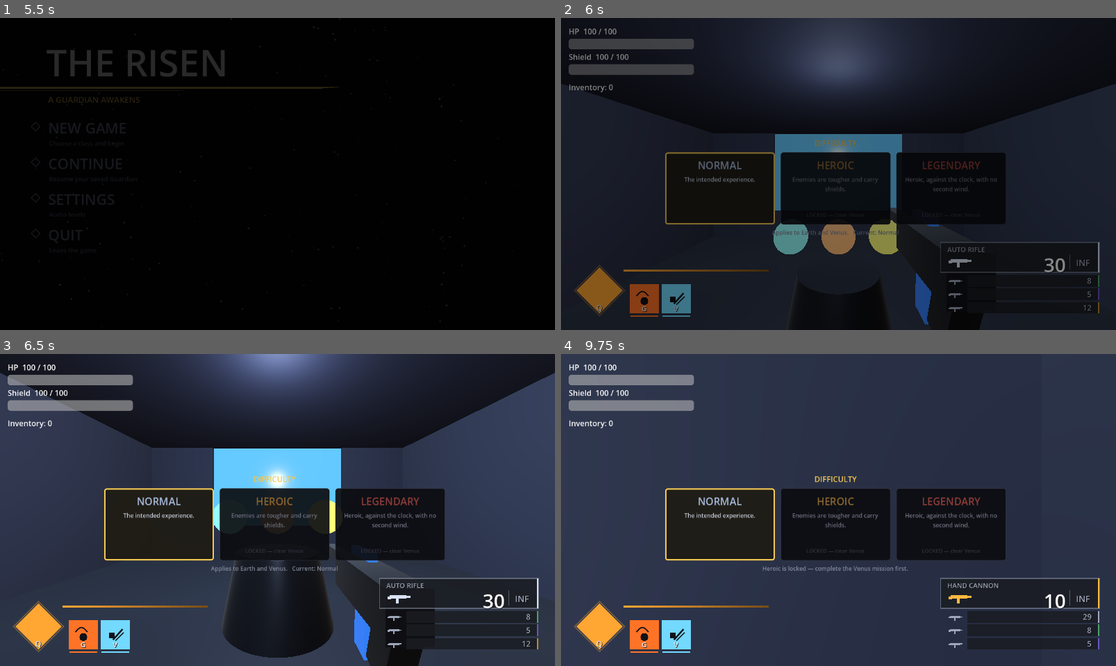
Above: before the commit, frames 1-4 (two rows, left to right).
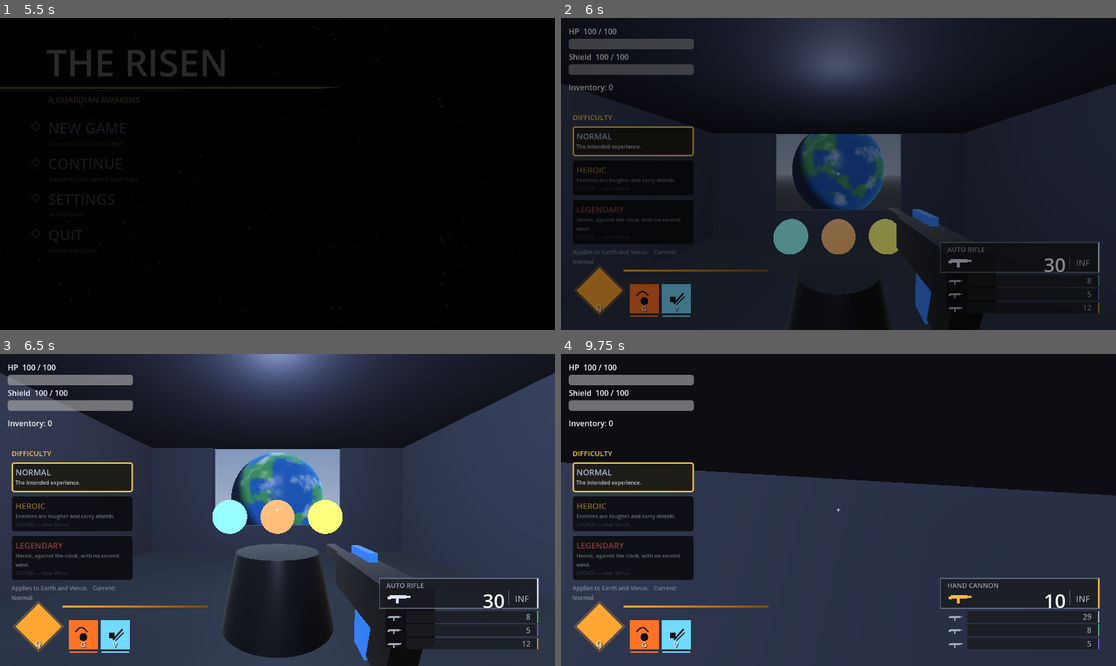
Above: after the commit, the same moments.

Repository: vasilisbit/The_Risen
Game: Godot game, scene res://ui/main_menu.tscn
Same seed, same stepped clock (60 frames per second), same inputs: the game is played once before the commit and once after it.
Inputs (mouse positions are in pixels of both pictures, inside the frame that each line leads up to):
- Up to frame 1 (5.5 s): tap Enter at 0.5 s; drag from (277, 174) to (333, 105) at 0.52 s; drag from (166, 189) to (249, 236) at 1.27 s; click "BACK" at 2 s; move the mouse to (333, 105) at 2.77 s; hold D (move_right) 2.78-3.5 s; hold E (interact) 2.78-3.5 s; drag from (249, 236) to (111, 127) at 3.52 s; move the mouse to (444, 220) at 4.27 s; hold A (move_left) 4.28-5 s; hold Shift (sprint) 4.28-5 s; tap Space (jump) at 4.52 s; tap R (reload) at 4.9 s; drag from (111, 127) to (194, 96) at 5.02 s
- Up to frame 2 (6 s): click "CONFIRM — Assault" at 5.75 s
- Up to frame 3 (6.5 s): no input
- Up to frame 4 (9.75 s): move the mouse to (844, 510) at 6.52 s; hold W (move_forward) 6.53-7.28 s; tap 1 (weapon_1) at 6.6 s; click (844, 510) at 6.67 s; move the mouse to (816, 503) at 7.27 s; hold D (move_right) 7.28-8.03 s; tap 2 (weapon_2) at 7.35 s; tap Space (jump) at 7.52, 8.27, 9.02 s; move the mouse to (866, 510) at 8.02 s; hold W (move_forward) from 8.03 s (still down); tap 3 (weapon_3) at 8.1 s; move the mouse to (810, 510) at 8.77 s; tap 4 (weapon_4) at 8.85 s; click (810, 510) at 8.92 s; move the mouse to (849, 503) at 9.52 s; press the mouse at (849, 503) at 9.53 s

Frame 1 is identical in both runs. In frame 2, 17% of the frame differs, in the area x 2-81%, y 31-79%; in frame 3, 22%; in frame 4, 58%, in the area x 0-100%, y 0-79%.

Commit message:
feat(t-0028): Add viewport planet shader (hub)
Procedural planet outside the cockpit window, showing the mission you are
heading to next: Earth until Earth is cleared, then Mars, then Venus.

"Texture per last completed mission" reads as progress-driven, and the DoD —
clear Earth, return to the hub, see Mars — means it shows the NEXT target
rather than the one just finished, which is also the more useful thing to look
at from the mission table.

The shader is unshaded and self-lit: it is a distant world lit by a star that
is not in the scene, so it must not depend on the hub's interior lighting
reaching 20 m out the window. Surface is fbm noise (continents, latitude
banding, drifting clouds) with a soft terminator and an atmospheric rim — no
textures, matching the everything-generated-in-code policy.

Rotation runs in the shader against TIME rather than by spinning the node, so
it is frame-rate independent, cannot stutter with the physics tick, and the
terminator stays put while the surface turns under it. There is no _process
override on the planet at all.

Two things had to be fixed to make it visible:
- The shader would not compile: TAU is already a Godot shader builtin, so
  declaring it was a redefinition error. Caught by reading the run log — the
  progression test passed regardless, because that part is pure GDScript.
- The cockpit window pane was an opaque emissive slab that read as a blue
  panel and hid everything behind it. It is now actually transparent.

Also moved the T-0027 difficulty picker from a centred row to a compact stack
down the left edge: the tall cards sat directly in front of the window.

Verified in-engine: no completions shows Earth, Earth cleared shows Mars, Mars
cleared shows Venus, everything cleared stays on Venus; rotation is 1 rev per
60 s driven by shader TIME with frame rate steady at 60-61 across the spin;
capture confirms the planet renders through the window with the picker clear
of it. Headless import clean.

Diff:
--- a/scenes/hub/hub.tscn
+++ b/scenes/hub/hub.tscn
@@ -6,6 +6,7 @@
 [ext_resource type="Script" uid="uid://cpmdlc3cn6dup" path="res://scripts/hub_structure.gd" id="4_ajtfx"]
 [ext_resource type="PackedScene" path="res://ui/class_select.tscn" id="5_clssel"]
 [ext_resource type="Script" path="res://scripts/difficulty_select.gd" id="6_diffsel"]
+[ext_resource type="Script" path="res://scripts/hub_planet.gd" id="7_planet"]
 
 [sub_resource type="ProceduralSkyMaterial" id="ProceduralSkyMaterial_koree"]
 
@@ -85,3 +86,6 @@
 
 [node name="VendorSpawn" type="Marker3D" parent="." unique_id=1313974092]
 transform = Transform3D(1, 0, 0, 0, 1, 0, 0, 0, 1, 0, 0, 10.5)
+
+[node name="HubPlanet" type="Node3D" parent="."]
+script = ExtResource("7_planet")
--- a/scripts/difficulty_select.gd
+++ b/scripts/difficulty_select.gd
@@ -11,7 +11,10 @@
 const GOLD := Color(0.95, 0.78, 0.32)
 const DIM := Color(0.5, 0.53, 0.60)
 const LOCKED := Color(0.35, 0.36, 0.40)
-const CARD_SIZE := Vector2(228, 150)
+## Compact and stacked down the left edge. A centred row of tall cards sat
+## directly in front of the cockpit window, hiding the T-0028 planet, and the
+## bottom of the screen is taken by the ability cluster and weapon panel.
+const CARD_SIZE := Vector2(252, 62)
 
 var _cards: Dictionary = {}          # id -> PanelContainer
 var _note: Label
@@ -69,28 +72,23 @@
 	var tiers: Array = diff.TIERS if diff else []
 
 	var root := VBoxContainer.new()
-	root.set_anchors_preset(Control.PRESET_CENTER_BOTTOM)
-	# Lifted well clear of the bottom-right weapon panel, which the cards
-	# overlapped when they sat just above the bottom edge.
-	root.position = Vector2(-((CARD_SIZE.x + 12.0) * 3.0) * 0.5, -CARD_SIZE.y - 250.0)
+	root.set_anchors_preset(Control.PRESET_CENTER_LEFT)
+	root.position = Vector2(24.0, -((CARD_SIZE.y + 8.0) * 3.0 + 48.0) * 0.5)
 	root.add_theme_constant_override("separation", 8)
 	add_child(root)
 
 	var title := Label.new()
 	title.text = "DIFFICULTY"
-	title.horizontal_alignment = HORIZONTAL_ALIGNMENT_CENTER
-	title.add_theme_font_size_override("font_size", 16)
+	title.add_theme_font_size_override("font_size", 15)
 	title.add_theme_color_override("font_color", GOLD)
 	root.add_child(title)
 
-	var row := HBoxContainer.new()
-	row.add_theme_constant_override("separation", 12)
-	root.add_child(row)
 	for t in tiers:
-		row.add_child(_build_card(t))
+		root.add_child(_build_card(t))
 
 	_note = Label.new()
-	_note.horizontal_alignment = HORIZONTAL_ALIGNMENT_CENTER
+	_note.autowrap_mode = TextServer.AUTOWRAP_WORD_SMART
+	_note.custom_minimum_size = Vector2(CARD_SIZE.x, 0)
 	_note.add_theme_font_size_override("font_size", 12)
 	_note.add_theme_color_override("font_color", DIM)
 	root.add_child(_note)
@@ -105,33 +103,30 @@
 
 	var style := StyleBoxFlat.new()
 	style.set_corner_radius_all(5)
-	style.set_content_margin_all(12)
+	style.set_content_margin_all(8)
 	card.add_theme_stylebox_override("panel", style)
 
 	var col := VBoxContainer.new()
-	col.add_theme_constant_override("separation", 6)
+	col.add_theme_constant_override("separation", 2)
 	card.add_child(col)
 
 	var name_label := Label.new()
 	name_label.text = String(tier["title"])
-	name_label.horizontal_alignment = HORIZONTAL_ALIGNMENT_CENTER
-	name_label.add_theme_font_size_override("font_size", 21)
+	name_label.add_theme_font_size_override("font_size", 17)
 	name_label.add_theme_color_override("font_color", tier["color"])
 	col.add_child(name_label)
 
 	var blurb := Label.new()
 	blurb.text = String(tier["blurb"])
 	blurb.autowrap_mode = TextServer.AUTOWRAP_WORD_SMART
-	blurb.horizontal_alignment = HORIZONTAL_ALIGNMENT_CENTER
-	blurb.add_theme_font_size_override("font_size", 12)
+	blurb.add_theme_font_size_override("font_size", 11)
 	blurb.modulate = Color(0.78, 0.80, 0.86)
 	blurb.size_flags_vertical = Control.SIZE_EXPAND_FILL
 	col.add_child(blurb)
 
 	var lock := Label.new()
 	lock.text = "LOCKED — clear Venus"
-	lock.horizontal_alignment = HORIZONTAL_ALIGNMENT_CENTER
-	lock.add_theme_font_size_override("font_size", 11)
+	lock.add_theme_font_size_override("font_size", 10)
 	lock.add_theme_color_override("font_color", LOCKED)
 	col.add_child(lock)
 	card.set_meta("lock", lock)
--- /dev/null
+++ b/scripts/hub_planet.gd
@@ -0,0 +1,101 @@
+extends Node3D
+
+## Planet seen through the hub's cockpit window (T-0028). A sphere with the
+## procedural planet shader, showing the mission you are heading to next:
+## Earth (blue) until Earth is cleared, then Mars (red), then Venus (orange).
+##
+## "Texture per last completed mission" in the card reads as progress-driven,
+## and the DoD — clear Earth, return to the hub, see Mars — means it shows the
+## NEXT target rather than the one just finished. That is also the more useful
+## thing to look at from the mission table.
+##
+## Rotation lives in the shader against TIME, so it is frame-rate independent
+## and there is no per-frame script work to stutter.
+
+const SHADER := "res://shaders/planet.gdshader"
+const RADIUS := 6.0
+## Out through the cockpit window (opening is 5x3 at z = -5, centred x = 0).
+const OFFSET := Vector3(0.0, 3.0, -24.0)
+const ROT_SPEED := 1.0 / 60.0          # revolutions per second (card: 1/60 s)
+
+## Look per planet. `band_strength` is the latitude banding that reads as
+## dust/cloud belts, which Earth barely has and Venus is made of.
+const PLANETS := {
+	"Earth": {
+		"ocean": Color(0.05, 0.22, 0.55), "land": Color(0.16, 0.42, 0.18),
+		"atmo": Color(0.40, 0.65, 1.00), "threshold": 0.52,
+		"bands": 0.05, "clouds": 0.42,
+	},
+	"Mars": {
+		"ocean": Color(0.42, 0.16, 0.09), "land": Color(0.66, 0.34, 0.17),
+		"atmo": Color(1.00, 0.52, 0.30), "threshold": 0.46,
+		"bands": 0.28, "clouds": 0.08,
+	},
+	"Venus": {
+		"ocean": Color(0.62, 0.36, 0.12), "land": Color(0.94, 0.72, 0.32),
+		"atmo": Color(1.00, 0.74, 0.34), "threshold": 0.40,
+		"bands": 0.55, "clouds": 0.70,
+	},
+}
+
+## Which planet is currently shown — exposed for tests.
+var shown: String = "Earth"
+
+var _mesh: MeshInstance3D
+var _mat: ShaderMaterial
+
+
+func _ready() -> void:
+	_build()
+	refresh()
+
+
+## Re-read progress and repaint. The hub is reloaded on return from a mission
+## so _ready covers the normal path; this exists for tests and for any future
+## in-place refresh.
+func refresh() -> void:
+	shown = _next_target()
+	var look: Dictionary = PLANETS.get(shown, PLANETS["Earth"])
+	if _mat == null:
+		return
+	_mat.set_shader_parameter("ocean_color", look["ocean"])
+	_mat.set_shader_parameter("land_color", look["land"])
+	_mat.set_shader_parameter("atmo_color", look["atmo"])
+	_mat.set_shader_parameter("land_threshold", look["threshold"])
+	_mat.set_shader_parameter("band_strength", look["bands"])
+	_mat.set_shader_parameter("cloud_amount", look["clouds"])
+
+
+## The first mission not yet completed; once everything is done, stay on Venus.
+func _next_target() -> String:
+	var sm := get_node_or_null("/root/SaveManager")
+	if sm == null:
+		return "Earth"
+	var flags: Dictionary = sm.data.get("mission_completion_flags", {})
+	for mission in ["Earth", "Mars", "Venus"]:
+		if not bool(flags.get(mission, false)):
+			return mission
+	return "Venus"
+
+
+func _build() -> void:
+	_mesh = MeshInstance3D.new()
+	var sphere := SphereMesh.new()
+	sphere.radius = RADIUS
+	sphere.height = RADIUS * 2.0
+	sphere.radial_segments = 64
+	sphere.rings = 32
+	_mesh.mesh = sphere
+	_mesh.position = OFFSET
+	# Far outside the room, so it must not be culled by the interior geometry.
+	_mesh.extra_cull_margin = RADIUS * 2.0
+
+	var shader := load(SHADER)
+	if shader == null:
+		push_warning("HubPlanet: %s missing" % SHADER)
+		return
+	_mat = ShaderMaterial.new()
+	_mat.shader = shader
+	_mat.set_shader_parameter("rot_speed", ROT_SPEED)
+	_mesh.material_override = _mat
+	add_child(_mesh)
--- a/scripts/hub_structure.gd
+++ b/scripts/hub_structure.gd
@@ -12,7 +12,11 @@
 func _ready() -> void:
 	var wall := _mat(Color(0.20, 0.22, 0.28), 0.0, 0.85)
 	var floor_mat := _mat(Color(0.13, 0.14, 0.17), 0.1, 0.7)
-	var glass := _mat(Color(0.10, 0.25, 0.60), 0.0, 0.2, true, Color(0.20, 0.45, 1.0), 1.4)
+	# Actually transparent, so the T-0028 planet outside is visible through it.
+	# It used to be an opaque emissive slab, which just read as a blue panel.
+	var glass := _mat(Color(0.30, 0.45, 0.70, 0.14), 0.0, 0.1, true, Color(0.25, 0.5, 1.0), 0.25)
+	glass.transparency = BaseMaterial3D.TRANSPARENCY_ALPHA
+	glass.cull_mode = BaseMaterial3D.CULL_DISABLED
 
 	# --- Cockpit 10x10, centered at origin (X[-5,5], Z[-5,5]) ---
 	_box(Vector3(0, -T * 0.5, 0), Vector3(10, T, 10), floor_mat)     # floor
--- /dev/null
+++ b/shaders/planet.gdshader
@@ -0,0 +1,98 @@
+shader_type spatial;
+render_mode unshaded, cull_back;
+
+// Procedural planet for the hub viewport (T-0028). Unshaded and self-lit: it
+// is meant to be a distant world lit by a star that isn't in the scene, so it
+// must not depend on the hub's interior lighting reaching 20 m out the window.
+//
+// Rotation is done here against TIME rather than by spinning the node, so it
+// is frame-rate independent and cannot stutter with the physics tick — and the
+// terminator stays put while the surface turns under it, as it should.
+//
+// No textures: the surface is fbm noise, matching the project's
+// everything-generated-in-code policy.
+
+uniform vec3 ocean_color : source_color = vec3(0.05, 0.22, 0.55);
+uniform vec3 land_color : source_color = vec3(0.16, 0.42, 0.18);
+uniform vec3 atmo_color : source_color = vec3(0.40, 0.65, 1.00);
+uniform vec3 sun_dir = vec3(0.6, 0.35, 0.7);
+uniform float land_threshold = 0.52;
+uniform float band_strength = 0.0;      // latitude banding (Mars/Venus)
+uniform float cloud_amount = 0.40;
+uniform float rot_speed = 0.0166667;    // revolutions per second = 1 per 60 s
+uniform float night_level = 0.06;       // how dark the unlit side goes
+
+// TAU is a Godot shader builtin — declaring it here is a redefinition error.
+
+varying vec3 local_pos;
+
+float hash(vec3 p) {
+	p = fract(p * 0.3183099 + vec3(0.1, 0.2, 0.3));
+	p *= 17.0;
+	return fract(p.x * p.y * p.z * (p.x + p.y + p.z));
+}
+
+float vnoise(vec3 p) {
+	vec3 i = floor(p);
+	vec3 f = fract(p);
+	f = f * f * (3.0 - 2.0 * f);
+	float n000 = hash(i + vec3(0.0, 0.0, 0.0));
+	float n100 = hash(i + vec3(1.0, 0.0, 0.0));
+	float n010 = hash(i + vec3(0.0, 1.0, 0.0));
+	float n110 = hash(i + vec3(1.0, 1.0, 0.0));
+	float n001 = hash(i + vec3(0.0, 0.0, 1.0));
+	float n101 = hash(i + vec3(1.0, 0.0, 1.0));
+	float n011 = hash(i + vec3(0.0, 1.0, 1.0));
+	float n111 = hash(i + vec3(1.0, 1.0, 1.0));
+	return mix(
+		mix(mix(n000, n100, f.x), mix(n010, n110, f.x), f.y),
+		mix(mix(n001, n101, f.x), mix(n011, n111, f.x), f.y), f.z);
+}
+
+float fbm(vec3 p) {
+	float sum = 0.0;
+	float amp = 0.5;
+	for (int i = 0; i < 5; i++) {
+		sum += vnoise(p) * amp;
+		p *= 2.03;
+		amp *= 0.5;
+	}
+	return sum;
+}
+
+void vertex() {
+	local_pos = VERTEX;
+}
+
+void fragment() {
+	vec3 n = normalize(local_pos);
+
+	// Spin the sample point about the pole; the surface turns, the light does not.
+	float ang = TIME * rot_speed * TAU;
+	float c = cos(ang);
+	float s = sin(ang);
+	vec3 rp = vec3(c * n.x + s * n.z, n.y, -s * n.x + c * n.z);
+
+	float continents = fbm(rp * 2.2);
+	float land = smoothstep(land_threshold - 0.05, land_threshold + 0.05, continents);
+	vec3 surface = mix(ocean_color, land_color, land);
+
+	// Latitude bands, weak on Earth and heavy on the gas-hazed worlds.
+	float bands = sin(rp.y * 13.0 + fbm(rp * 3.0) * 3.5) * 0.5 + 0.5;
+	surface = mix(surface, land_color * 1.25, bands * band_strength);
+
+	// Clouds drift a little faster than the ground.
+	float clouds = smoothstep(0.54, 0.76, fbm(rp * 3.4 + vec3(ang * 0.35, 0.0, 0.0)));
+	surface = mix(surface, vec3(1.0), clouds * cloud_amount);
+
+	// Day/night with a soft terminator.
+	float lambert = clamp(dot(n, normalize(sun_dir)), 0.0, 1.0);
+	float day = smoothstep(0.0, 0.32, lambert);
+	vec3 lit = surface * mix(night_level, 1.0, day);
+
+	// Atmospheric rim, brightest where it catches the light.
+	float rim = pow(1.0 - clamp(dot(normalize(NORMAL), normalize(VIEW)), 0.0, 1.0), 3.0);
+	lit += atmo_color * rim * 0.55 * mix(0.12, 1.0, day);
+
+	ALBEDO = lit;
+}
Not shown, added: scripts/hub_planet.gd.uid
Not shown, added: shaders/planet.gdshader.uid
